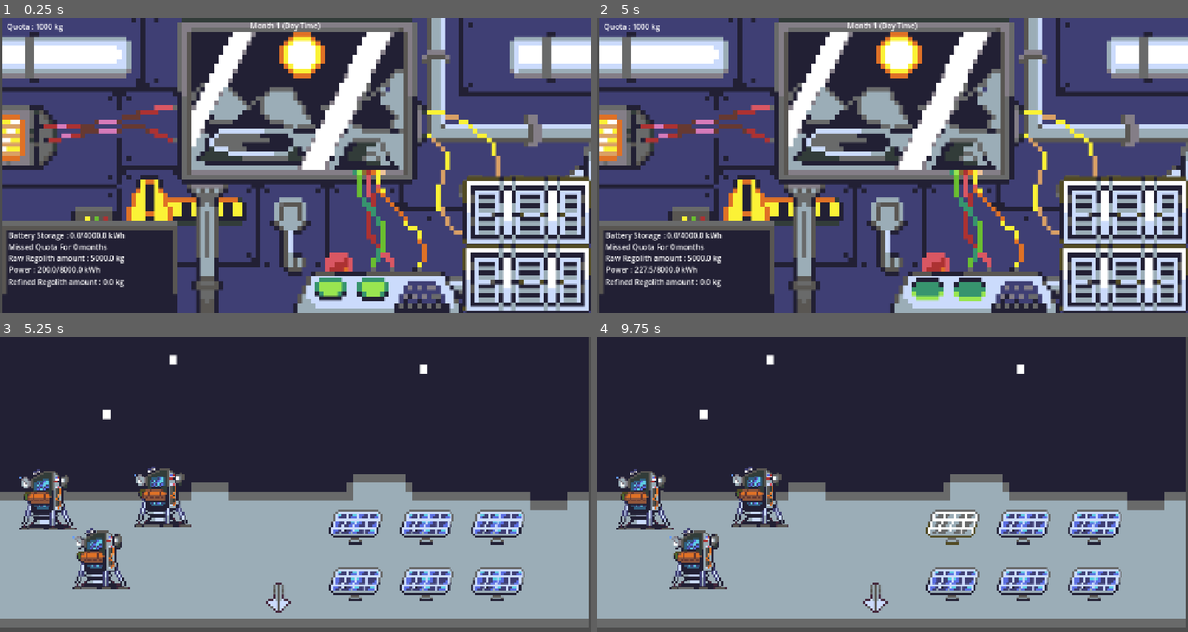
Above: before the commit, frames 1-4 (two rows, left to right).
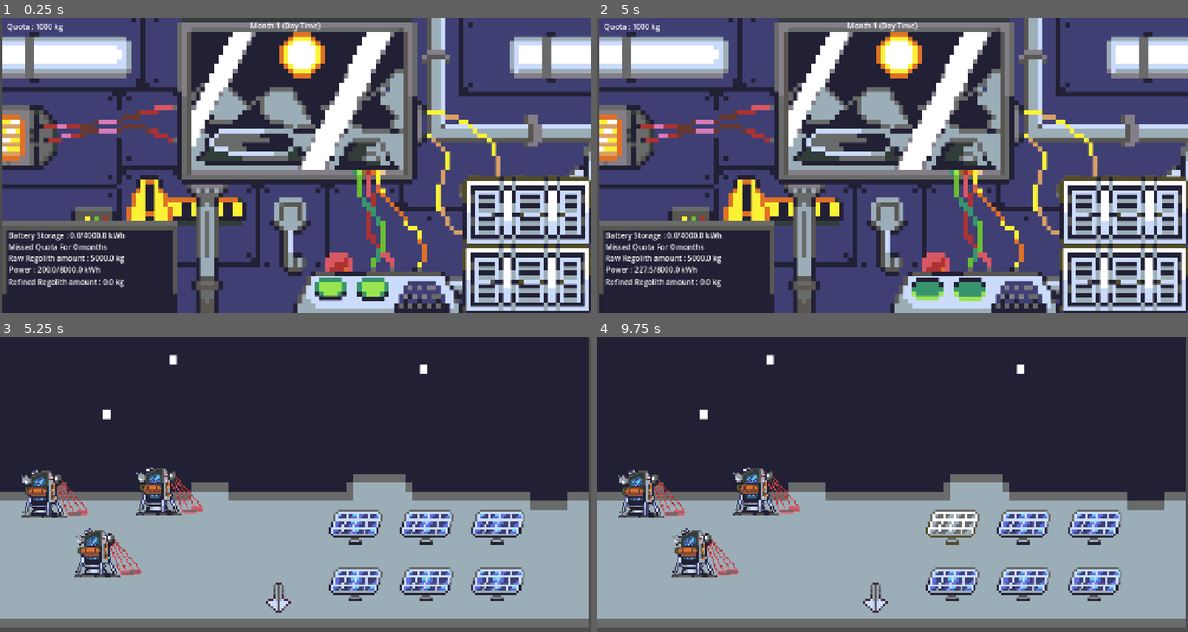
Above: after the commit, the same moments.

Repository: linhtetaye06/Game
Game: Godot game, scene res://main.tscn
The game is run twice, just before and just after one commit, with the same random seed, the same clock (stepped at 60 frames per second) and the same inputs.
Inputs (mouse positions are in pixels of both pictures, inside the frame that each line leads up to):
- Up to frame 1 (0.25 s): no input
- Up to frame 2 (5 s): click (927, 292) at 0.5 s; click (975, 292) at 1.25 s; click (927, 292) at 2 s; click (975, 292) at 2.75 s; click (927, 292) at 3.5 s; click (975, 292) at 4.25 s
- Up to frame 3 (5.25 s): tap Enter at 5 s; move the mouse to (295, 422) at 5.02 s; click (295, 422) at 5.17 s
- Up to frame 4 (9.75 s): click (874, 596) at 5.75 s; tap Space at 6.5 s; move the mouse to (1122, 564) at 6.52 s; click (1122, 564) at 6.67 s; click (892, 475) at 7.27 s; type "12" at 7.35 s; click "Confirm" at 8 s; tap Enter at 8.75 s; move the mouse to (951, 419) at 8.77 s; click (951, 419) at 8.92 s; click (957, 537) at 9.5 s

Frames 1-2 are identical in both runs. In frame 3, 3.9% of the frame differs, in the area x 3-35%, y 44-86%; in frame 4, 3.9%.

Commit message:
Update
IDK what this added

Diff:
--- a/MainProcessing.gd
+++ b/MainProcessing.gd
@@ -3,6 +3,8 @@
 
 signal stats_updated
 
+@onready var warning_label = $Warning/WarningContainer
+
 var has_power:bool = false
 
 var total_mined:float = 0.0
@@ -12,8 +14,6 @@
 var total_month:int = 12
 
 var is_night:bool = false
-
-var warning_label: Label = null
 
 var raw_regolith_kg: float = 5000.0
 
@@ -67,8 +67,17 @@
 
 
 func show_screen_warning(text: String) -> void:
-	if warning_label:
-		warning_label.text = text
+	if not warning_label:
+		return
+
+	warning_label.text = text
+	warning_label.visible = true
+
+	await get_tree().create_timer(5.0).timeout
+
+	if is_instance_valid(warning_label):
+		warning_label.text = ""
+		warning_label.visible = false
 
 func apply_wear_and_tear() -> void:
 	for dev in devices.values():
--- a/MainUI.gd
+++ b/MainUI.gd
@@ -8,6 +8,7 @@
 @onready var power_label: Label = $StatTracker/power
 @onready var battery_label: Label = $StatTracker/battery_power
 @onready var refined_regolith: Label = $StatTracker/refined_regolith
+@onready var warning_label = $Warning/WarningContainer
 
 func _ready() -> void:
 	if GameProcessing :
@@ -29,3 +30,19 @@
 	battery_label.text = "Battery Storage : %.1f/%.1f kWh" % [battery_power, battery_max]
 	var refined = GameProcessing.refined_regolith
 	refined_regolith.text = "Refined Regolith amount : %.1f kg" % refined
+
+
+var warning_timer: SceneTreeTimer
+
+func show_screen_warning(text: String) -> void:
+	if not warning_label:
+		return
+
+	warning_label.text = text
+	warning_label.visible = true
+
+	await get_tree().create_timer(5.0).timeout
+
+	if is_instance_valid(warning_label):
+		warning_label.text = ""
+		warning_label.visible = false
--- a/OutsideUI.tscn
+++ b/OutsideUI.tscn
@@ -9,6 +9,7 @@
 [ext_resource type="Texture2D" uid="uid://b2j3mongw7ccw" path="res://Assests/miners.png" id="6_ap1yg"]
 [ext_resource type="Script" uid="uid://w8jhb2oyxuai" path="res://miners.gd" id="8_ahcr5"]
 [ext_resource type="Texture2D" uid="uid://lsofoelef85k" path="res://Assests/miner_shadow.png" id="9_ahcr5"]
+[ext_resource type="Texture2D" uid="uid://bs36d4d4l6jrj" path="res://Assests/miner_on.png" id="9_yev56"]
 
 [node name="OutsideUi" type="Control" unique_id=1742708983]
 layout_mode = 3
@@ -86,7 +87,7 @@
 [node name="MinerContainer" type="Node2D" parent="." unique_id=1427738316]
 script = ExtResource("8_ahcr5")
 texture_on = ExtResource("9_ahcr5")
-texture_off = ExtResource("9_ahcr5")
+texture_off = ExtResource("9_yev56")
 
 [node name="Miner1" type="TextureButton" parent="MinerContainer" unique_id=349907933]
 offset_left = 42.00001
Binary file added: Assests/drillon.png
Not shown, added: Assests/drillon.png.import
Binary file added: Assests/many_miners.png
Not shown, added: Assests/many_miners.png.import
Binary file added: Assests/miner_on.png
Not shown, added: Assests/miner_on.png.import
Binary file added: Assests/minerslightlyon.png
Not shown, added: Assests/minerslightlyon.png.import
